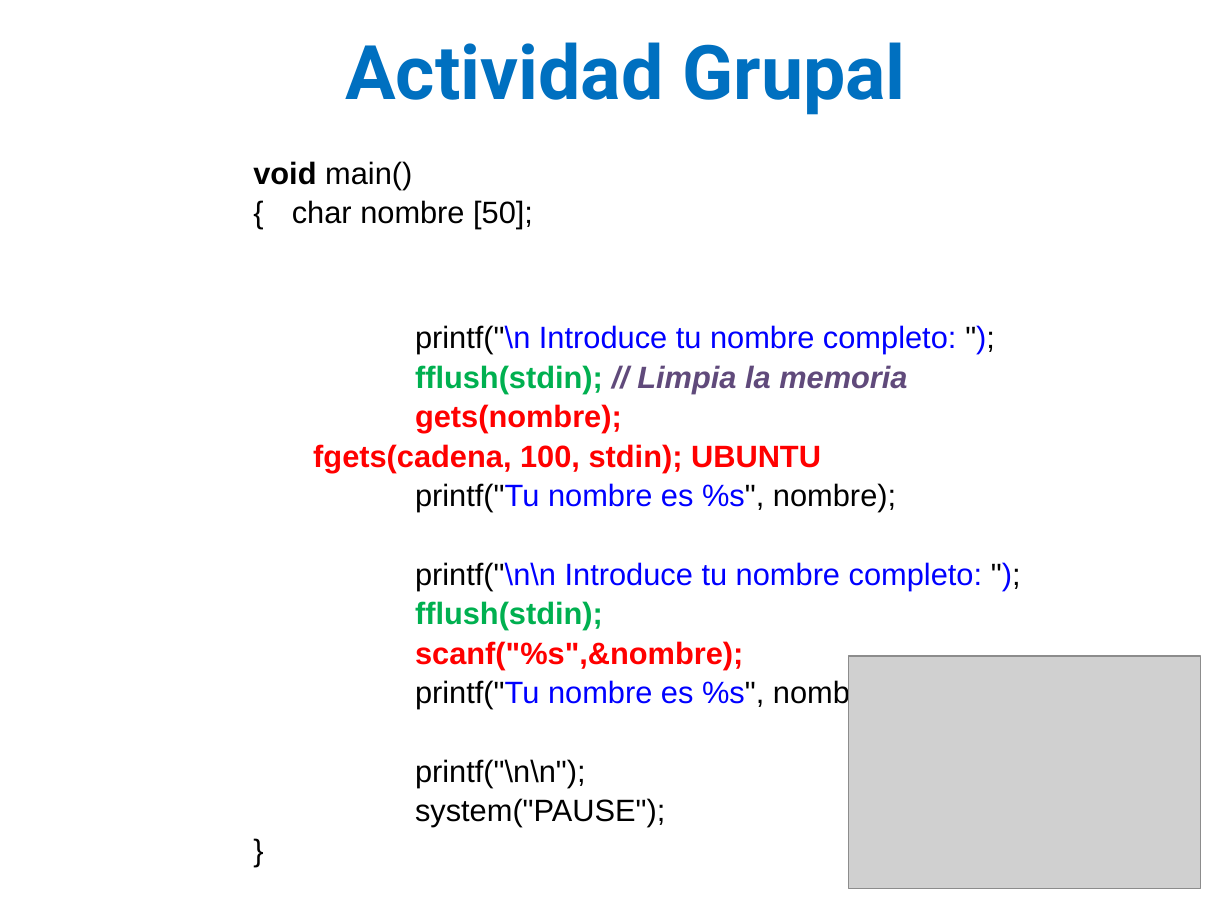
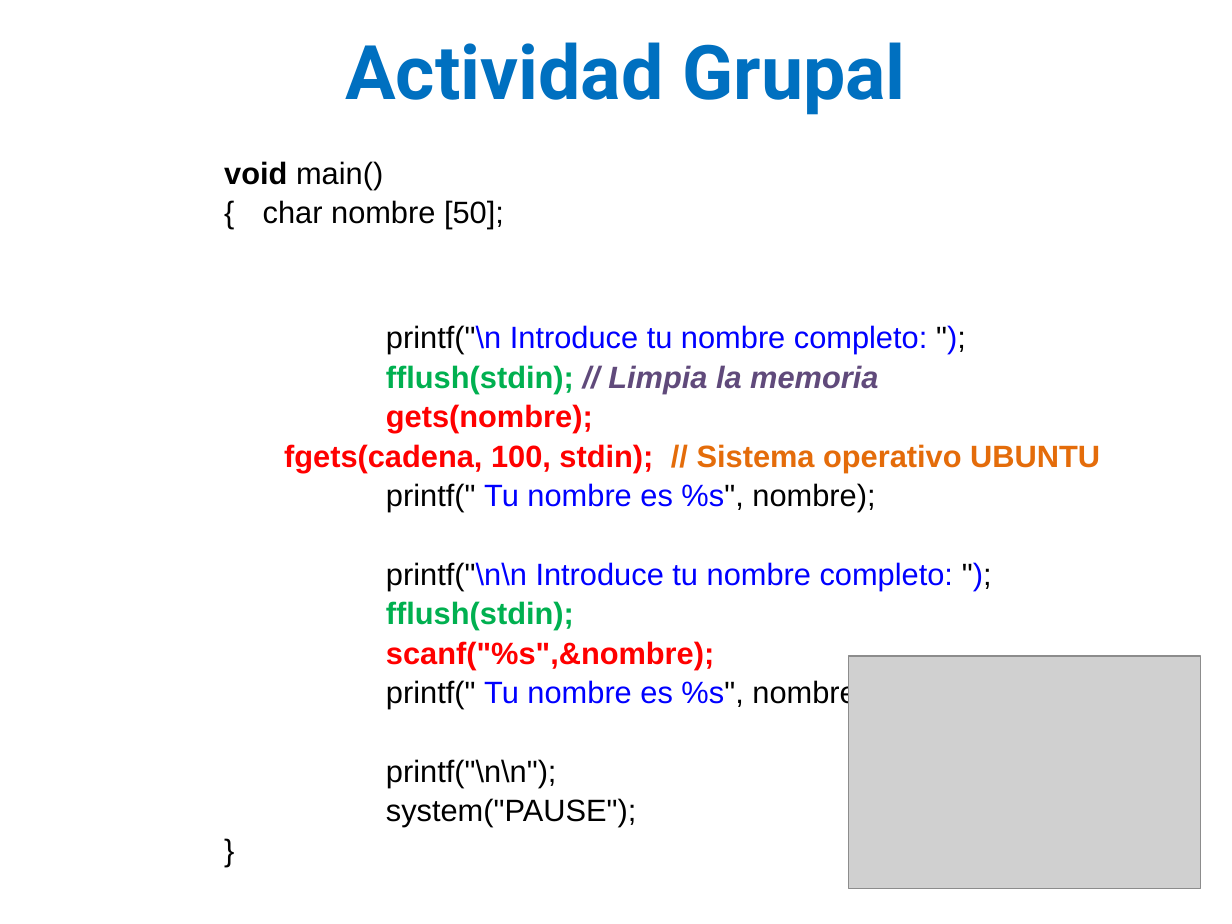
Before and after one commit to lizetheP/SolucionProblemas, a slide deck: slide 9 of CalendarioAgo20/Presentaciones/12_Cadenas.pptx. Drawn at 1232x924 pixels with LibreOffice and Linux fonts; fonts in the diff are those of the drawing; grey boxes stand for pictures. Boxes give left, top, right and bottom in pixels: in the first picture for what was removed or moved away, otherwise in the second. Text is boxed around its words. In the diff, an @@ line names an element or a change of style, - is before the commit and + after.

```diff
--- a/CalendarioAgo20/Presentaciones/12_Cadenas.pptx
+++ b/CalendarioAgo20/Presentaciones/12_Cadenas.pptx
@@ text "void main()": place and size @@
-text "void main()" at bbox=[253, 161, 982, 827]
+text "void main()" at bbox=[224, 161, 1100, 827]
@@ text at bbox=[284, 444, 1100, 512]: text changed @@
-  fgets(cadena, 100, stdin); UBUNTU
-  printf("Tu nombre es %s", nombre);
+  fgets(cadena, 100, stdin); // Sistema operativo UBUNTU
+  printf(" Tu nombre es %s", nombre);
@@ text at bbox=[386, 679, 875, 709]: spaces changed @@
-  printf("Tu nombre es %s", nombre);
+  printf(" Tu nombre es %s", nombre);
```
Also in this commit, not shown: 10 other slides changed, 3 other files.
